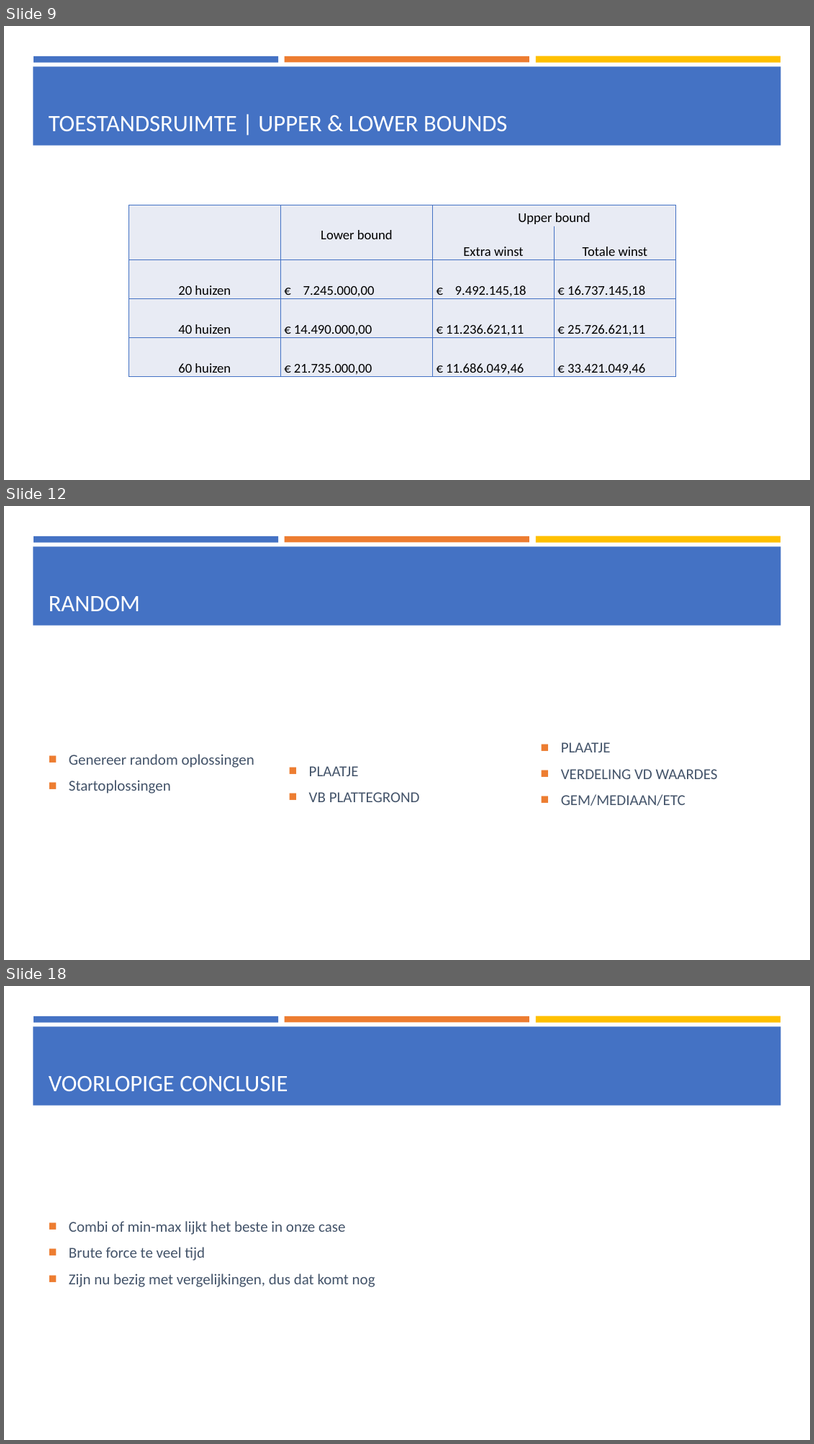
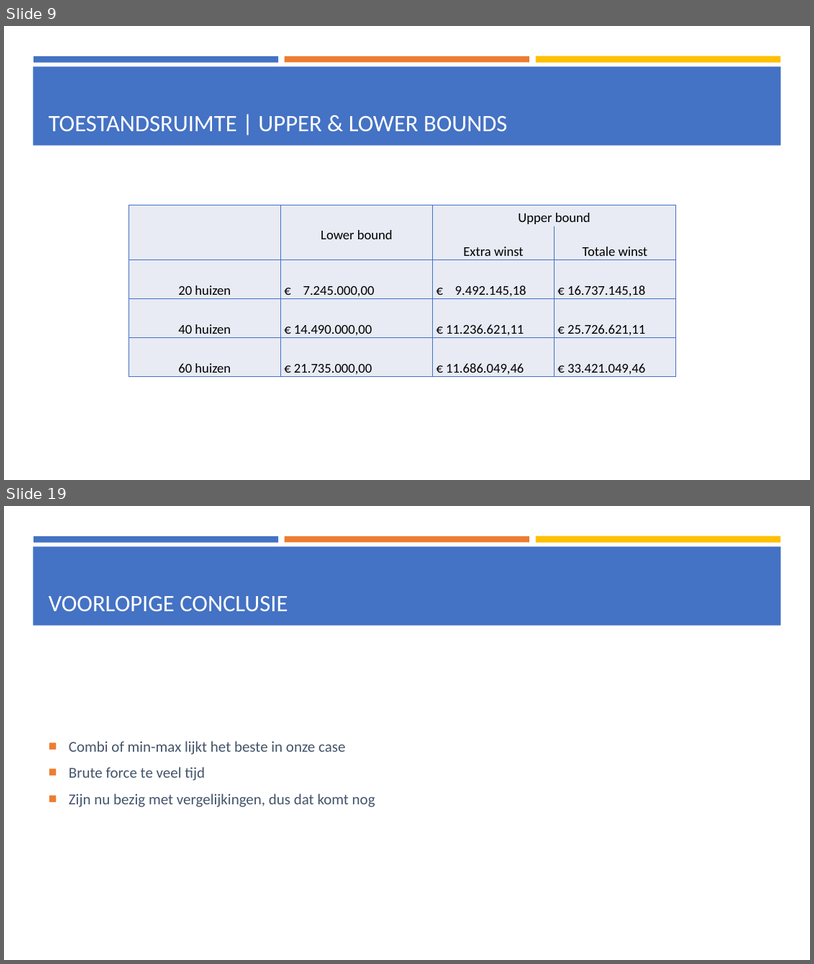
Before and after one commit to rmleushuis/Heurestieken, a slide deck: others/Presentatie 2, 18-5-2018.pptx. Shown one above the other, each under a label of ours: slides 9, 12 and 18 before the commit, slides 9 and 19 after it; the slides between them are not shown. The pictures are 814x1444 and 814x964 pixels, drawn with LibreOffice and Linux fonts; fonts in the diff are those of the drawing. Boxes give left, top, right and bottom in pixels: in the first picture for what was removed or moved away, otherwise in the second. Text is boxed around its words. In the diff, an @@ line names an element or a change of style, - is before the commit and + after.

```diff
--- a/others/Presentatie 2, 18-5-2018.pptx
+++ b/others/Presentatie 2, 18-5-2018.pptx
@@ slide 12 removed at (4, 506, 810, 960), background #FFFFFF; not listed: 4 template elements that a slide beside it also shows @@
@@ title removed at (49, 596, 140, 611) @@
-RANDOM
@@ text removed at (561, 742, 718, 806) @@
-■ PLAATJE
-■ VERDELING VD WAARDES
-■ GEM/MEDIAAN/ETC
@@ text removed at (69, 754, 255, 793) @@
-■ Genereer random oplossingen
-■ Startoplossingen
@@ text removed at (309, 766, 420, 802) @@
-■ PLAATJE
-■ VB PLATTEGROND
@@ what was slide 18 is now slide 19 @@
```
Also in this commit, not shown: 6 slides changed, 5 slides added, 3 other slides removed.
